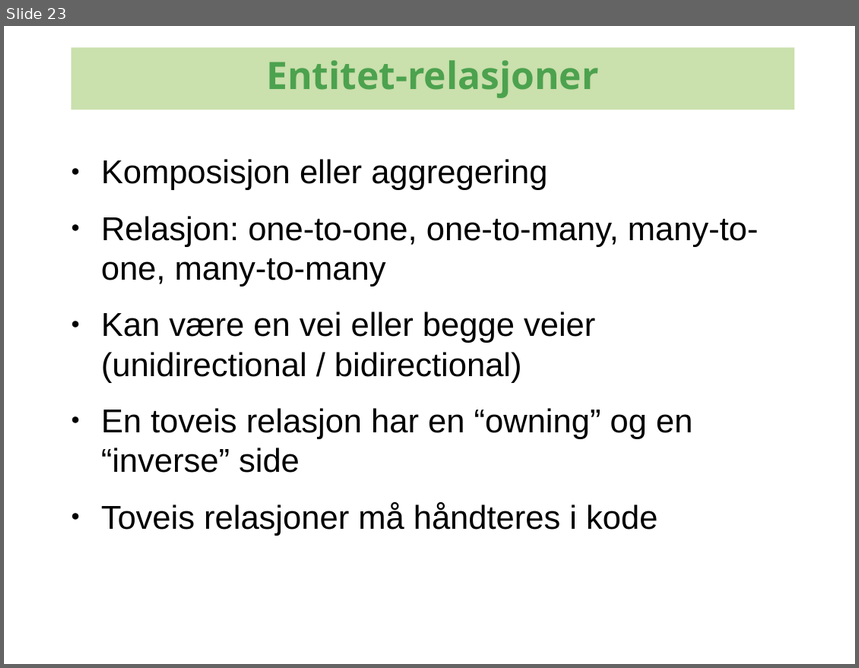
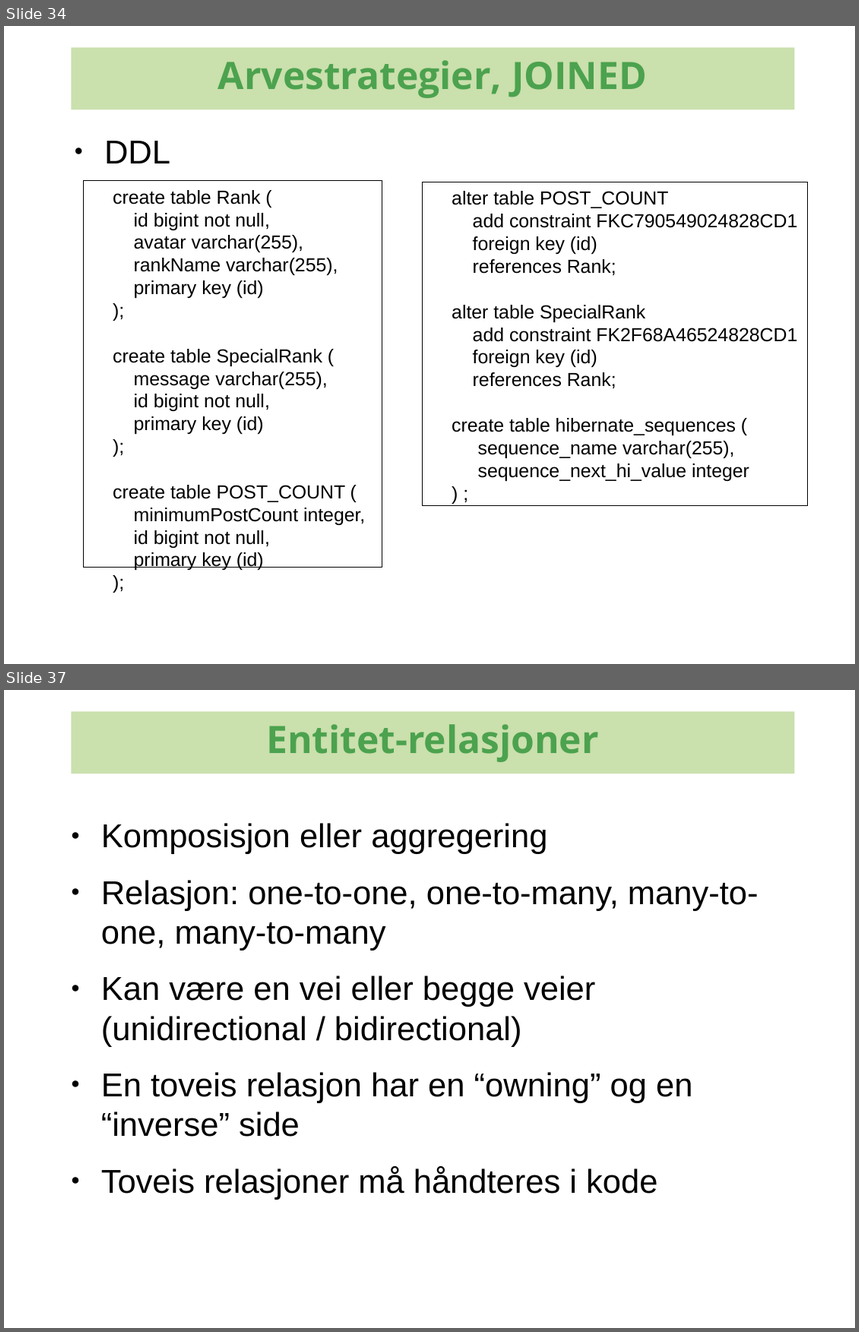
Before and after one commit to kenglxn/seam-maven-refimpl, a slide deck: sandbox/loo/jpa-continued/jpa-continued.odp. Shown one above the other, each under a label of ours: slide 23 before the commit, slides 34 and 37 after it; the slides between them are not shown. The pictures are 859x668 and 859x1332 pixels, drawn with LibreOffice and Linux fonts; fonts in the diff are those of the drawing; background and template pictures are left out. Boxes give left, top, right and bottom in pixels: in the first picture for what was removed or moved away, otherwise in the second. Text is boxed around its words. In the diff, an @@ line names an element or a change of style, - is before the commit and + after.

```diff
--- a/sandbox/loo/jpa-continued/jpa-continued.odp
+++ b/sandbox/loo/jpa-continued/jpa-continued.odp
@@ slide 34 added at (4, 26, 855, 664), background #FFFFFF @@
@@ rectangle added at (71, 47, 794, 110), fill #CAE0AD, 32 pt, text #4CA24E, bold @@
+Arvestrategier, JOINED
@@ text added at (104, 141, 170, 164), 28 pt, text #000000 @@
+● DDL
@@ rectangle added at (84, 181, 382, 567), outline #000000 0 pt, 16 pt, text #000000 @@
+create table Rank (
+id bigint not null,
+avatar varchar(255),
+rankName varchar(255),
+primary key (id)
+);
+create table SpecialRank (
+message varchar(255),
+id bigint not null,
+primary key (id)
+);
+create table POST_COUNT (
+minimumPostCount integer,
+id bigint not null,
+primary key (id)
+);
@@ rectangle added at (423, 183, 807, 506), fill #FFFFFF, outline #000000 0 pt, 16 pt, text #000000 @@
+alter table POST_COUNT
+add constraint FKC790549024828CD1
+foreign key (id)
+references Rank;
+alter table SpecialRank
+add constraint FK2F68A46524828CD1
+foreign key (id)
+references Rank;
+create table hibernate_sequences (
+sequence_name varchar(255),
+sequence_next_hi_value integer
+) ;
@@ what was slide 23 is now slide 37 @@
```
Also in this commit, not shown: 3 slides changed, 13 other slides added.
